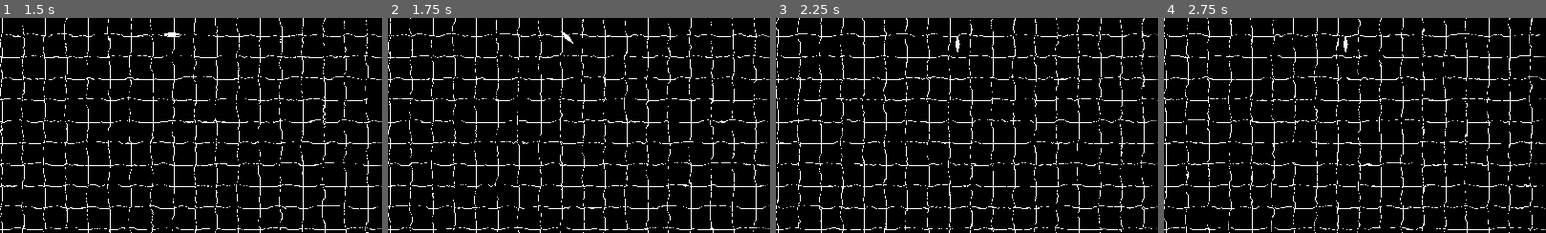
Above: before the commit, frames 1-4 (left to right).
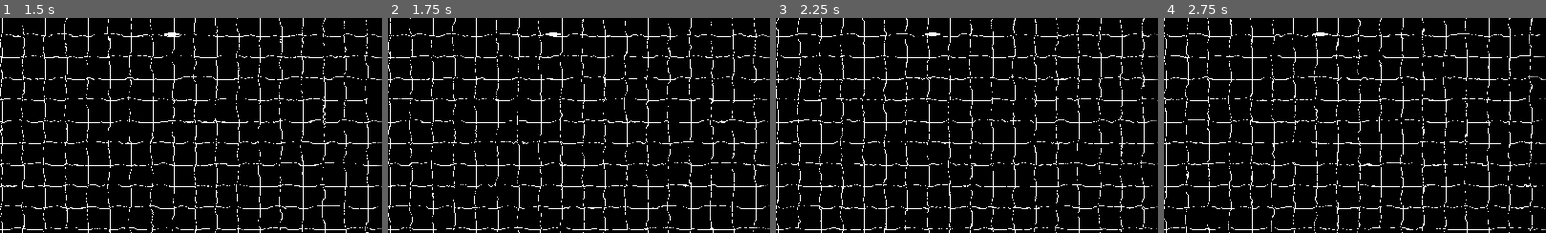
Above: after the commit, the same moments.

Repository: wdfeer/seabattle
Game: Godot game, scene res://src/splash.tscn
Same seed, same stepped clock (60 frames per second), same inputs: the game is played once before the commit and once after it.
Inputs:
- Up to frame 1 (1.5 s): hold D (right) 0.53-1.28 s; hold S (down) from 1.28 s (still down)
- Up to frame 2 (1.75 s): keep holding S (down)
- Up to frame 3 (2.25 s): release S (down) at 2 s; click "Ready" at 2 s
- Up to frame 4 (2.75 s): no input
The pictures show only the part of the screen within x 5-55%, y 46-96%; the shares and areas given below are measured in that part.

Frame 1 is identical in both runs. In frame 2, 0.1% of the frame differs, in the area x 41-49%, y 6-12%; in frame 3, 0.1%, in the area x 39-49%, y 6-16%; in frame 4, 0.1%.

Commit message:
Create Steering ControlMode

Diff:
--- a/src/boats/boat.gd
+++ b/src/boats/boat.gd
@@ -11,15 +11,16 @@
 	if hp <= 0:
 		queue_free()
 
+func steer(ang_direction: float, delta: float):
+	rotation += delta * body.turn_speed * ang_direction
+
 func sail(direction: Vector2, delta: float):
 	var dir_angle = direction.angle()
 	# Normalize the angular difference to [-PI, PI]
 	var angle_diff = wrapf(dir_angle - rotation, -PI, PI)
 
-	# Only adjust rotation if there is a significant difference
 	if abs(angle_diff) > 0.01:  # Small threshold to avoid jittering
-		var angle_direction = sign(angle_diff)
-		rotation += delta * body.turn_speed * angle_direction
+		steer(sign(angle_diff), delta)
 
 	sail_forward(delta)
 
--- a/src/boats/player_controller.gd
+++ b/src/boats/player_controller.gd
@@ -3,12 +3,19 @@
 @onready var boat: Boat = $".."
 
 func _physics_process(delta: float) -> void:
-	if Input.is_action_pressed("forward"):
-		boat.sail_forward(delta)
-		return
+	match ControlOptions.control_mode:
+		ControlOptions.ControlMode.Direct:
+			if Input.is_action_pressed("forward"):
+				boat.sail_forward(delta)
+				return
 
-	var vx = Input.get_axis("left", "right")
-	var vy = Input.get_axis("up", "down")
-	var direction = Vector2(vx, vy)
-	if direction.length() > 0:
-		boat.sail(direction, delta)
+			var vx = Input.get_axis("left", "right")
+			var vy = Input.get_axis("up", "down")
+			var direction = Vector2(vx, vy)
+			if direction.length() > 0:
+				boat.sail(direction, delta)
+		ControlOptions.ControlMode.Steering:
+			var v_ang = Input.get_axis("left", "right")
+			boat.steer(v_ang, delta)
+			var v_parallel = Input.get_axis("down", "up")
+			boat.sail_forward(delta * v_parallel)
--- /dev/null
+++ b/src/static/control_options.gd
@@ -0,0 +1,8 @@
+class_name ControlOptions
+extends Object
+
+static var control_mode: ControlMode = ControlMode.Steering
+
+enum ControlMode {
+	Direct, Steering
+}
